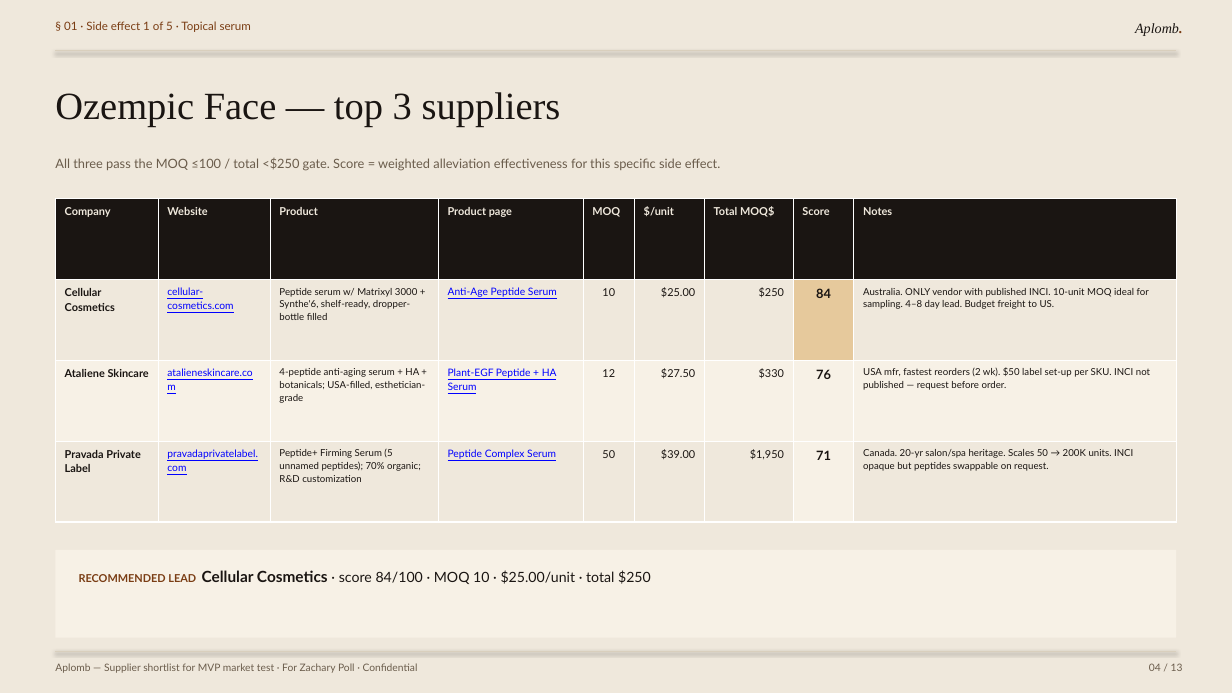
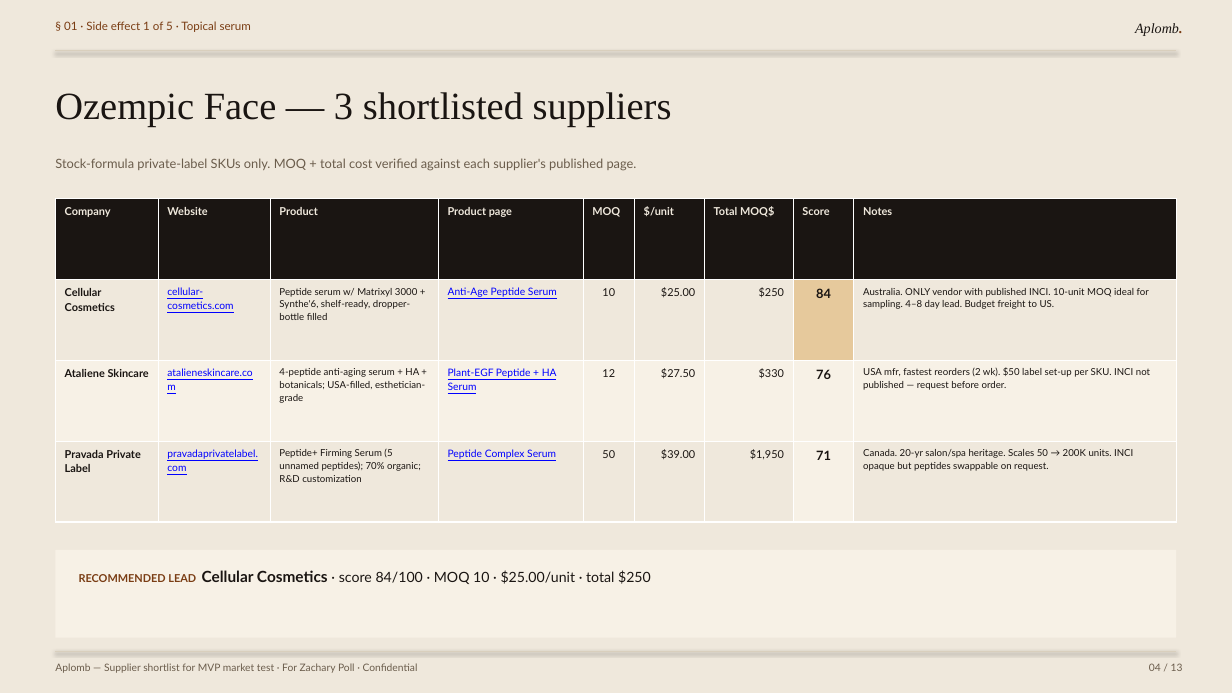
Before and after one commit to zacharybpoll-cmyk/aplomb-clinic, a slide deck: slide 4 of business documents/Aplomb_Supplier_Shortlist_v1.pptx. Drawn at 1232x693 pixels with LibreOffice and Linux fonts; fonts in the diff are those of the drawing. Boxes give left, top, right and bottom in pixels: in the first picture for what was removed or moved away, otherwise in the second. Text is boxed around its words. In the diff, an @@ line names an element or a change of style, - is before the commit and + after.

```diff
--- a/business documents/Aplomb_Supplier_Shortlist_v1.pptx
+++ b/business documents/Aplomb_Supplier_Shortlist_v1.pptx
@@ text at <box>55,92,672,127</box>: text changed @@
-Ozempic Face — top 3 suppliers
+Ozempic Face — 3 shortlisted suppliers
@@ text at <box>55,158,637,170</box>: text changed @@
-All three pass the MOQ ≤100 / total <$250 gate. Score = weighted alleviation effectiveness for this specific side effect.
+Stock-formula private-label SKUs only. MOQ + total cost verified against each supplier's published page.
```
Also in this commit, not shown: 6 other slides changed, 1 other file.
